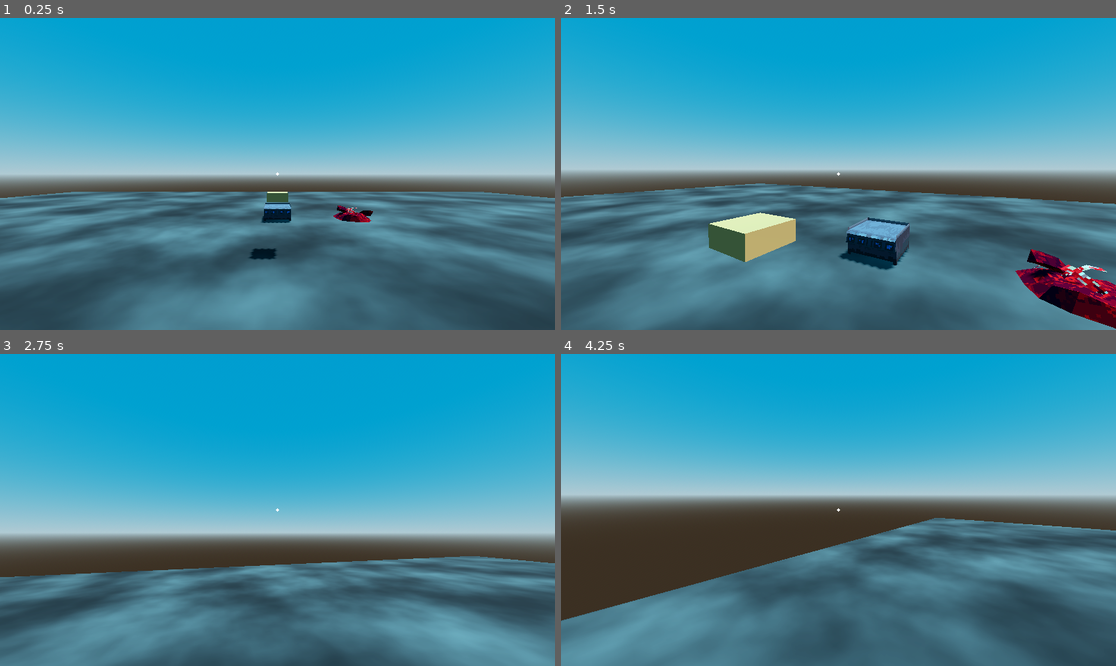
Above: before the commit, frames 1-4 (two rows, left to right).
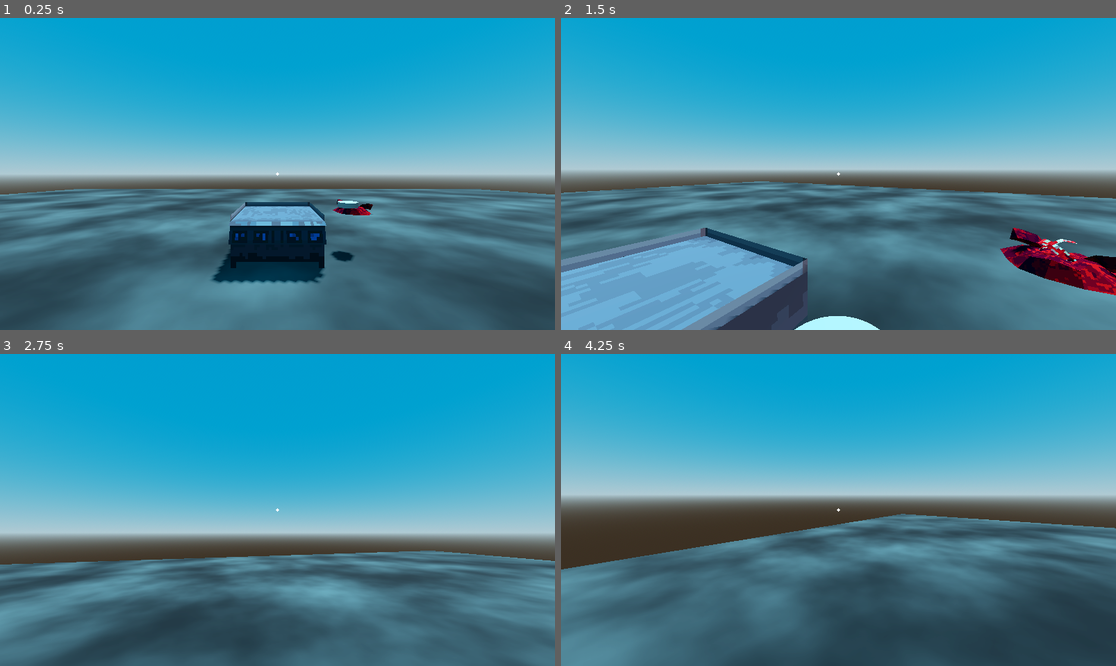
Above: after the commit, the same moments.

Repository: ZsoltHevesi/spooky-cooking-sim
Game: Godot game, scene res://3d_cooking/worlds/restaurant.tscn
Same seed, same stepped clock (60 frames per second), same inputs: the game is played once before the commit and once after it. This scene is started directly instead of the project's main scene.
Inputs (mouse positions are in pixels of both pictures, inside the frame that each line leads up to):
- Up to frame 1 (0.25 s): no input
- Up to frame 2 (1.5 s): tap Enter at 0.5 s; move the mouse to (866, 174) at 0.52 s; hold W (move_forward) from 0.53 s (still down); tap E (interact) at 0.6, 1.35 s; click (866, 174) at 0.67 s; move the mouse to (810, 174) at 1.27 s
- Up to frame 3 (2.75 s): keep holding W (move_forward); move the mouse to (288, 503) at 2.02 s; tap E (interact) at 2.1 s
- Up to frame 4 (4.25 s): keep holding W (move_forward); move the mouse to (832, 516) at 2.77 s; tap E (interact) at 2.85, 3.6 s; click (832, 516) at 2.92 s; move the mouse to (877, 513) at 3.52 s

The runs differ from the first frame. In frame 1, 16% of the frame differs, in the area x 0-100%, y 54-100%; in frame 2, 30%, in the area x 0-100%, y 52-100%; in frame 3, 22%; in frame 4, 25%.

Commit message:
Changed object sizes and folder restructure

Diff:
--- a/3d_cooking/burger_top_bun.tscn
+++ /dev/null
@@ -1,22 +0,0 @@
-[gd_scene load_steps=4 format=3 uid="uid://t6g25kc7neum"]
-
-[sub_resource type="BoxMesh" id="BoxMesh_taa3g"]
-size = Vector3(0.5, 0.2, 0.5)
-
-[sub_resource type="StandardMaterial3D" id="StandardMaterial3D_osenv"]
-albedo_color = Color(0.73, 0.525357, 0.3066, 1)
-
-[sub_resource type="ConcavePolygonShape3D" id="ConcavePolygonShape3D_ykhbb"]
-data = PackedVector3Array(-0.25, 0.1, 0.25, 0.25, 0.1, 0.25, -0.25, -0.1, 0.25, 0.25, 0.1, 0.25, 0.25, -0.1, 0.25, -0.25, -0.1, 0.25, 0.25, 0.1, -0.25, -0.25, 0.1, -0.25, 0.25, -0.1, -0.25, -0.25, 0.1, -0.25, -0.25, -0.1, -0.25, 0.25, -0.1, -0.25, 0.25, 0.1, 0.25, 0.25, 0.1, -0.25, 0.25, -0.1, 0.25, 0.25, 0.1, -0.25, 0.25, -0.1, -0.25, 0.25, -0.1, 0.25, -0.25, 0.1, -0.25, -0.25, 0.1, 0.25, -0.25, -0.1, -0.25, -0.25, 0.1, 0.25, -0.25, -0.1, 0.25, -0.25, -0.1, -0.25, 0.25, 0.1, 0.25, -0.25, 0.1, 0.25, 0.25, 0.1, -0.25, -0.25, 0.1, 0.25, -0.25, 0.1, -0.25, 0.25, 0.1, -0.25, -0.25, -0.1, 0.25, 0.25, -0.1, 0.25, -0.25, -0.1, -0.25, 0.25, -0.1, 0.25, 0.25, -0.1, -0.25, -0.25, -0.1, -0.25)
-
-[node name="BurgerTopBun" type="RigidBody3D"]
-transform = Transform3D(1, 0, 0, 0, 1, 0, 0, 0, 1, 0, 0.1, 0)
-top_level = true
-gravity_scale = 0.0
-
-[node name="MeshInstance3D" type="MeshInstance3D" parent="."]
-mesh = SubResource("BoxMesh_taa3g")
-surface_material_override/0 = SubResource("StandardMaterial3D_osenv")
-
-[node name="CollisionShape3D" type="CollisionShape3D" parent="."]
-shape = SubResource("ConcavePolygonShape3D_ykhbb")
--- a/3d_cooking/stove_prototype.tscn
+++ /dev/null
@@ -1,26 +0,0 @@
-[gd_scene load_steps=4 format=3 uid="uid://dkvtpsehkkh4g"]
-
-[ext_resource type="ArrayMesh" uid="uid://bins0jj5w5ep6" path="res://_Assets/Objects/Spookjam_Grill_Clean.obj" id="1_r1tfd"]
-
-[sub_resource type="StandardMaterial3D" id="StandardMaterial3D_ox0yi"]
-albedo_color = Color(0.440979, 0.440979, 0.440979, 1)
-metallic = 1.0
-
-[sub_resource type="ConcavePolygonShape3D" id="ConcavePolygonShape3D_gjy78"]
-data = PackedVector3Array(-0.5, 0.5, 0.5, 0.5, 0.5, 0.5, -0.5, -0.5, 0.5, 0.5, 0.5, 0.5, 0.5, -0.5, 0.5, -0.5, -0.5, 0.5, 0.5, 0.5, -0.5, -0.5, 0.5, -0.5, 0.5, -0.5, -0.5, -0.5, 0.5, -0.5, -0.5, -0.5, -0.5, 0.5, -0.5, -0.5, 0.5, 0.5, 0.5, 0.5, 0.5, -0.5, 0.5, -0.5, 0.5, 0.5, 0.5, -0.5, 0.5, -0.5, -0.5, 0.5, -0.5, 0.5, -0.5, 0.5, -0.5, -0.5, 0.5, 0.5, -0.5, -0.5, -0.5, -0.5, 0.5, 0.5, -0.5, -0.5, 0.5, -0.5, -0.5, -0.5, 0.5, 0.5, 0.5, -0.5, 0.5, 0.5, 0.5, 0.5, -0.5, -0.5, 0.5, 0.5, -0.5, 0.5, -0.5, 0.5, 0.5, -0.5, -0.5, -0.5, 0.5, 0.5, -0.5, 0.5, -0.5, -0.5, -0.5, 0.5, -0.5, 0.5, 0.5, -0.5, -0.5, -0.5, -0.5, -0.5)
-
-[node name="stove_prototype" type="MeshInstance3D" groups=["stove"]]
-transform = Transform3D(-4.37114e-08, 0, 1, 0, 1, 0, -1, 0, -4.37114e-08, 0, 0.5, 0)
-mesh = ExtResource("1_r1tfd")
-surface_material_override/0 = SubResource("StandardMaterial3D_ox0yi")
-
-[node name="StaticBody3D" type="StaticBody3D" parent="."]
-transform = Transform3D(-4.37114e-08, 0, -1, 0, 1, 0, 1, 0, -4.37114e-08, 0, 0, 0)
-collision_layer = 3
-collision_mask = 3
-
-[node name="CollisionShape3D" type="CollisionShape3D" parent="StaticBody3D"]
-shape = SubResource("ConcavePolygonShape3D_gjy78")
-
-[node name="CameraAnchor" type="Marker3D" parent="."]
-transform = Transform3D(-4.37114e-08, 0.495459, -0.868632, 0, 0.868632, 0.495459, 1, 2.16572e-08, -3.79691e-08, -1.783, 1.763, 0)
--- a/3d_cooking/3d_testScene.tscn
+++ b/3d_cooking/worlds/3d_testScene.tscn
@@ -1,7 +1,7 @@
 [gd_scene load_steps=8 format=3 uid="uid://qf2sbl0unhh1"]
 
-[ext_resource type="Script" path="res://3d_cooking/3d_main.gd" id="1_2piyb"]
-[ext_resource type="PackedScene" uid="uid://t6g25kc7neum" path="res://3d_cooking/burger_top_bun.tscn" id="2_lbc5o"]
+[ext_resource type="Script" path="res://_Scripts/3d_main.gd" id="1_uhn3e"]
+[ext_resource type="PackedScene" uid="uid://t6g25kc7neum" path="res://_Scenes/burger_top_bun.tscn" id="2_6js1i"]
 
 [sub_resource type="ProceduralSkyMaterial" id="ProceduralSkyMaterial_00uhs"]
 sky_horizon_color = Color(0.64625, 0.65575, 0.67075, 1)
@@ -22,7 +22,7 @@
 albedo_color = Color(0.31, 0.31, 0.31, 1)
 
 [node name="3dTestScene" type="Node3D"]
-script = ExtResource("1_2piyb")
+script = ExtResource("1_uhn3e")
 
 [node name="WorldEnvironment" type="WorldEnvironment" parent="."]
 environment = SubResource("Environment_uysxm")
@@ -47,5 +47,5 @@
 [node name="Camera3D" type="Camera3D" parent="."]
 transform = Transform3D(1, 0, 0, 0, 0.846927, 0.531709, 0, -0.531709, 0.846927, 0, 7.36172, 8.25255)
 
-[node name="BurgerTopBun" parent="." instance=ExtResource("2_lbc5o")]
+[node name="BurgerTopBun" parent="." instance=ExtResource("2_6js1i")]
 transform = Transform3D(1, 0, 0, 0, 1, 0, 0, 0, 1, 3.21128, 1, 0)
--- a/3d_cooking/worlds/restaurant.tscn
+++ b/3d_cooking/worlds/restaurant.tscn
@@ -1,9 +1,8 @@
-[gd_scene load_steps=17 format=3 uid="uid://dlfrjnwd65y4m"]
+[gd_scene load_steps=15 format=3 uid="uid://dlfrjnwd65y4m"]
 
 [ext_resource type="PackedScene" uid="uid://i0wpxhmxkq6p" path="res://player/player.tscn" id="1_3xlh7"]
-[ext_resource type="PackedScene" uid="uid://t6g25kc7neum" path="res://3d_cooking/burger_top_bun.tscn" id="1_hfn3w"]
-[ext_resource type="PackedScene" uid="uid://dkvtpsehkkh4g" path="res://3d_cooking/stove_prototype.tscn" id="3_jr16j"]
-[ext_resource type="Texture2D" uid="uid://pnw6ihra53u1" path="res://_Assets/Objects/Spookjam_Grill_clean.png" id="4_d1jyd"]
+[ext_resource type="PackedScene" uid="uid://t6g25kc7neum" path="res://_Scenes/burger_top_bun.tscn" id="1_hfn3w"]
+[ext_resource type="PackedScene" uid="uid://dkvtpsehkkh4g" path="res://_Scenes/stove.tscn" id="5_emdev"]
 [ext_resource type="Texture2D" uid="uid://da1ialtmpd7ys" path="res://_Assets/Objects/spookjam_meat_red.png" id="5_tu4q5"]
 [ext_resource type="ArrayMesh" uid="uid://bngvw3p5taqux" path="res://_Assets/Objects/spookjam_meat_pile_red.obj" id="6_2pidn"]
 
@@ -38,11 +37,6 @@
 [sub_resource type="ConcavePolygonShape3D" id="ConcavePolygonShape3D_5lg2l"]
 data = PackedVector3Array(20, 0, 20, -20, 0, 20, 20, 0, -20, -20, 0, 20, -20, 0, -20, 20, 0, -20)
 
-[sub_resource type="StandardMaterial3D" id="StandardMaterial3D_ocyue"]
-cull_mode = 2
-albedo_texture = ExtResource("4_d1jyd")
-texture_filter = 0
-
 [sub_resource type="StandardMaterial3D" id="StandardMaterial3D_op6pl"]
 albedo_texture = ExtResource("5_tu4q5")
 metallic_specular = 0.0
@@ -51,7 +45,7 @@
 [node name="world" type="Node3D"]
 
 [node name="BurgerTopBun" parent="." instance=ExtResource("1_hfn3w")]
-transform = Transform3D(1, 0, 0, 0, 1, 0, 0, 0, 1, 0, 1.2, -5)
+transform = Transform3D(1, 0, 0, 0, 1, 0, 0, 0, 1, 1.42162, 0.935402, -4.10153)
 
 [node name="WorldEnvironment" type="WorldEnvironment" parent="."]
 environment = SubResource("Environment_r8jb6")
@@ -71,11 +65,10 @@
 [node name="CollisionShape3D" type="CollisionShape3D" parent="floor/StaticBody3D"]
 shape = SubResource("ConcavePolygonShape3D_5lg2l")
 
-[node name="stove_prototype" parent="." instance=ExtResource("3_jr16j")]
-transform = Transform3D(-4.37114e-08, 0, 1, 0, 1, 0, -1, 0, -4.37114e-08, 0, -0.0126566, -8.05354)
-material_override = SubResource("StandardMaterial3D_ocyue")
-
 [node name="SpookjamMeatPileRed" type="MeshInstance3D" parent="."]
 transform = Transform3D(1, 0, 0, 0, 1, 0, 0, 0, 1, 3.00043, -0.00688815, -7.99498)
 material_override = SubResource("StandardMaterial3D_op6pl")
 mesh = ExtResource("6_2pidn")
+
+[node name="stove_prototype" parent="." instance=ExtResource("5_emdev")]
+transform = Transform3D(-6.55671e-08, 0, 1.5, 0, 1.5, 0, -1.5, 0, -6.55671e-08, 0, 0, -4)
--- /dev/null
+++ b/_Scenes/burger_top_bun.tscn
@@ -0,0 +1,22 @@
+[gd_scene load_steps=3 format=3 uid="uid://t6g25kc7neum"]
+
+[sub_resource type="CylinderMesh" id="CylinderMesh_irn6q"]
+top_radius = 0.2
+bottom_radius = 0.2
+height = 0.1
+
+[sub_resource type="BoxShape3D" id="BoxShape3D_nf467"]
+size = Vector3(0.4, 0.1, 0.4)
+
+[node name="BurgerTopBun" type="RigidBody3D"]
+transform = Transform3D(1, 0, 0, 0, 1, 0, 0, 0, 1, 0, 0.1, 0)
+top_level = true
+gravity_scale = 0.0
+
+[node name="MeshInstance3D" type="MeshInstance3D" parent="."]
+transform = Transform3D(1, 0, 0, 0, 1, 0, 0, 0, 1, 0, -0.0497748, 0)
+mesh = SubResource("CylinderMesh_irn6q")
+
+[node name="CollisionShape3D" type="CollisionShape3D" parent="."]
+transform = Transform3D(1, 0, 0, 0, 1, 0, 0, 0, 1, 0, -0.0515216, 0)
+shape = SubResource("BoxShape3D_nf467")
--- /dev/null
+++ b/_Scenes/stove.tscn
@@ -0,0 +1,28 @@
+[gd_scene load_steps=5 format=3 uid="uid://dkvtpsehkkh4g"]
+
+[ext_resource type="ArrayMesh" uid="uid://bins0jj5w5ep6" path="res://_Assets/Objects/Spookjam_Grill_Clean.obj" id="1_r1tfd"]
+[ext_resource type="Texture2D" uid="uid://pnw6ihra53u1" path="res://_Assets/Objects/Spookjam_Grill_clean.png" id="1_vs0ia"]
+
+[sub_resource type="BoxShape3D" id="BoxShape3D_jtq5t"]
+size = Vector3(1, 0.5, 1)
+
+[sub_resource type="StandardMaterial3D" id="StandardMaterial3D_qax8x"]
+cull_mode = 2
+albedo_texture = ExtResource("1_vs0ia")
+texture_filter = 0
+
+[node name="stove_prototype" type="Node3D" groups=["stove"]]
+transform = Transform3D(-4.37114e-08, 0, 1, 0, 1, 0, -1, 0, -4.37114e-08, 0, 0, 0)
+
+[node name="StaticBody3D" type="StaticBody3D" parent="."]
+transform = Transform3D(-4.37114e-08, 0, -1, 0, 1, 0, 1, 0, -4.37114e-08, 0, 0, 0)
+collision_layer = 3
+collision_mask = 3
+
+[node name="CollisionShape3D" type="CollisionShape3D" parent="StaticBody3D"]
+transform = Transform3D(1, 0, 0, 0, 1, 0, 0, 0, 1, 0, 0.25, 0)
+shape = SubResource("BoxShape3D_jtq5t")
+
+[node name="MeshInstance3D" type="MeshInstance3D" parent="."]
+material_override = SubResource("StandardMaterial3D_qax8x")
+mesh = ExtResource("1_r1tfd")
--- a/player/player.tscn
+++ b/player/player.tscn
@@ -5,9 +5,11 @@
 [ext_resource type="Script" path="res://player/interaction_raycast.gd" id="3_tkynn"]
 
 [sub_resource type="CapsuleShape3D" id="CapsuleShape3D_nplg1"]
+radius = 0.3
+height = 1.5
 
 [node name="CharacterBody3D" type="CharacterBody3D" node_paths=PackedStringArray("CAMERA_CONTROLLER")]
-transform = Transform3D(1, 0, 0, 0, 1, 0, 0, 0, 1, 0, 1, 0)
+transform = Transform3D(1, 0, 0, 0, 1, 0, 0, 0, 1, 0, 0.75, 0)
 script = ExtResource("1_xr0jd")
 CAMERA_CONTROLLER = NodePath("camera_node/Camera3D")
 
--- a/project.godot
+++ b/project.godot
@@ -11,7 +11,7 @@
 [application]
 
 config/name="Spooky Cooking Sim"
-run/main_scene="res://3d_cooking/3d_testScene.tscn"
+run/main_scene="res://3d_cooking/worlds/3d_testScene.tscn"
 config/features=PackedStringArray("4.3", "GL Compatibility")
 config/icon="res://icon.svg"
 
Not shown, removed: 3d_cooking/worlds/Spookjam_Grill_Clean.obj
Not shown, removed: 3d_cooking/worlds/Spookjam_Grill_Clean.obj.import
Renamed: 3d_cooking/worlds/stove_prototype.gd -> _Scenes/stove.gd
Renamed: 3d_cooking/3d_main.gd -> _Scripts/3d_main.gd
